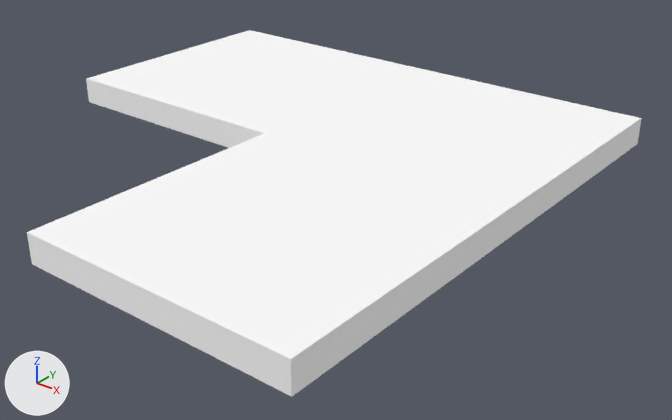
What one commit did to the glTF model assets/tiles/cornerTileLeft.gltf.
Rendered twice from a 50 mm lens placed at (5.01, -6.9, 3.81), pointed at (-0.72, 0.26, -0.63). The lights are fixed; the arrows at lower left show +X, +Y and +Z. The first picture is the older version. Vertices at exactly the same position are counted once.
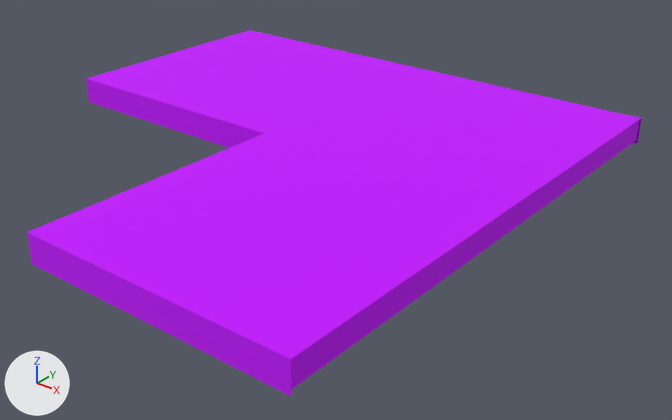
Edits to the bpy script that builds the scene:
```text
Add img_image_1:
    img_image_1 = load_image('Image_1', '_unpacked/Image_1', 256, 256, 'sRGB')
Add img_image_0:
    img_image_0 = load_image('Image_0', '_unpacked/Image_0', 256, 256, 'sRGB')
Change mat_material_0:
    remove # nodes: BsdfPrincipled, OutputMaterial
    remove # colours: white #ffffff
    nodes: BsdfPrincipled, Math x2, OutputMaterial, TexImage
    uses the picture img_image_0
Add mat_material_1:
    mat_material_1 = bpy.data.materials.new('Material_1')
    # uses the picture img_image_1
Change me_mesh_0:
    where me_mesh_0.from_pydata(...)  # 16 vertices, 28 faces; spans x -4.56..1.5, y -3.0..3.0, z -0.16..0.16
    used by ob_mesh; location = (0.0, 0.0, 0.0)
    me_mesh_0 part 1: 28 kept faces spanning x -4.56..1.5, y -3.0..3.0, z -0.16..0.16 get new texture (UV) coordinates
    add me_mesh_0.materials.append(mat_material_1)
```

Where the change shows, as pixel boxes (x1, y1, x2, y2) in the pictures (672 x 420 px):
'mesh', surface changed (white to purple)
    both: (27, 30, 641, 397)
